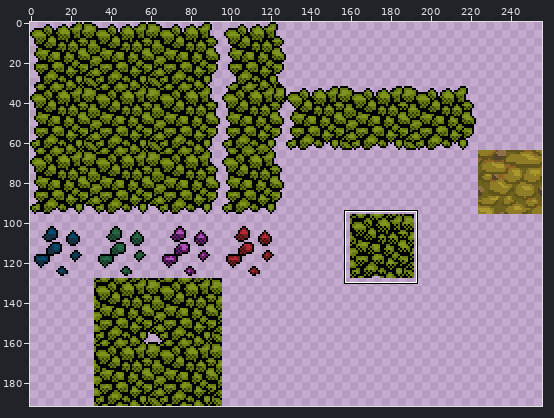
A sprite sheet gets an edit: Assets/Sprites/tile.png. Above, an overview of the earlier version with the close-up marked.
Close-up. Earlier state:
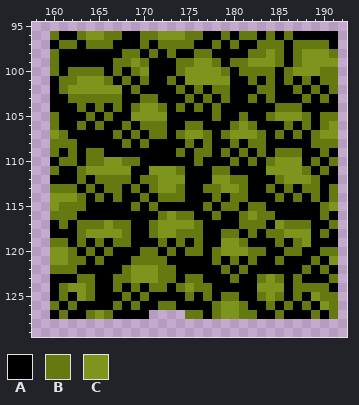
The file is 256x192 pixels. Colours within 5 levels of each other are drawn and written as one. Shown: x 158..192, y 95..129. The commit also changed other parts of the picture, which this record leaves out.
Palette (. is transparent): A #000000  B #647910  C #7d951d
Now the later version:
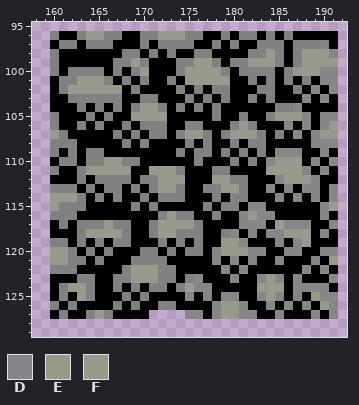
Colours new in this view: D #878787  E #969a86  F #989b8c
Difference:
Colour B changes from #647910 to #818181.
Colour B gives way to colour D in row 97 at x 190; in row 98 at x 191; in rows 100 to 101 at x 190 to 191; in row 102 at x 189 and 191; in row 103 at x 188 and 190; in row 104 at x 187.
Colour B gives way to colour D in row 105 at x 188 and 190 to 191; in row 106 at x 186, 188 and 190; in row 107 at x 187 and 189; in row 108 at x 189 to 191; in row 109 at x 185 to 187 and 190; in row 110 at x 184, 189 and 191.
Colour B gives way to colour D in row 111 at x 188 and 190; in row 112 at x 185 and 189; in row 113 at x 184, 186, 188 to 189 and 191; in row 114 at x 185, 187, 189 and 191; in row 115 at x 182 to 183 and 190; in row 116 at x 181, 183 to 184 and 190.
Colour B gives way to colour D in row 117 at x 181 to 183, 186 to 188 and 191; in row 118 at x 180, 182, 184 to 185 and 190; in row 119 at x 181, 185 and 187; in row 120 at x 178, 182 to 183, 186 to 187 and 190 to 191; in row 121 at x 178, 180, 182, 185 and 189; in row 122 at x 179, 181, 188 and 190.
Colour B gives way to colour D in row 123 at x 176, 180, 183, 185, 187 and 191; in row 124 at x 176 to 177 and 187 to 190; in row 125 at x 175, 177, 179 to 180, 183, 185, 187 and 190 to 191; in row 126 at x 178, 181, 184, 186, 188 and 191; in row 127 at x 175 to 176, 178, 181 to 182, 185, 189 and 191.
Colour C gives way to colour E in row 121 at x 191; in row 125 at x 189; in row 126 at x 190.
Colour C gives way to colour F in row 96 at x 164 to 165 and 172 to 174; in row 98 at x 184 and 188 to 190; in row 99 at x 169, 176 to 177, 182 to 184 and 188 to 191; in row 100 at x 170, 175 to 178 and 187 to 189; in row 101 at x 163 to 165 and 175 to 179; in row 102 at x 162 to 167.
Colour C gives way to colour F in row 104 at x 170 to 171; in row 105 at x 169 to 172 and 185 to 187; in row 106 at x 181 and 191; in row 107 at x 160, 175 to 176, 180 to 182 and 190 to 191; in row 110 at x 166 to 167 and 185 to 187; in row 111 at x 164 to 168, 171 to 173 and 184 to 187.
Colour C gives way to colour F in row 112 at x 172 to 174, 178 to 179 and 186 to 188; in row 113 at x 172 to 173 and 179 to 180; in row 114 at x 160 to 162; in row 115 at x 160 and 191; in row 116 at x 173 and 182; in row 117 at x 166, 172 to 175 and 185.
Colour C gives way to colour F in row 118 at x 164 to 167, 172 to 173 and 186 to 188; in row 119 at x 179 to 180 and 188; in row 120 at x 160 to 161 and 179 to 181; in row 121 at x 160 to 161; in row 122 at x 169 to 171; in row 123 at x 169 to 171 and 184.
Colour C gives way to colour F in row 124 at x 162 to 163, 175 and 183 to 185; in row 125 at x 163 and 184; in row 126 at x 179 to 180; in row 127 at x 165 and 179 to 180.
